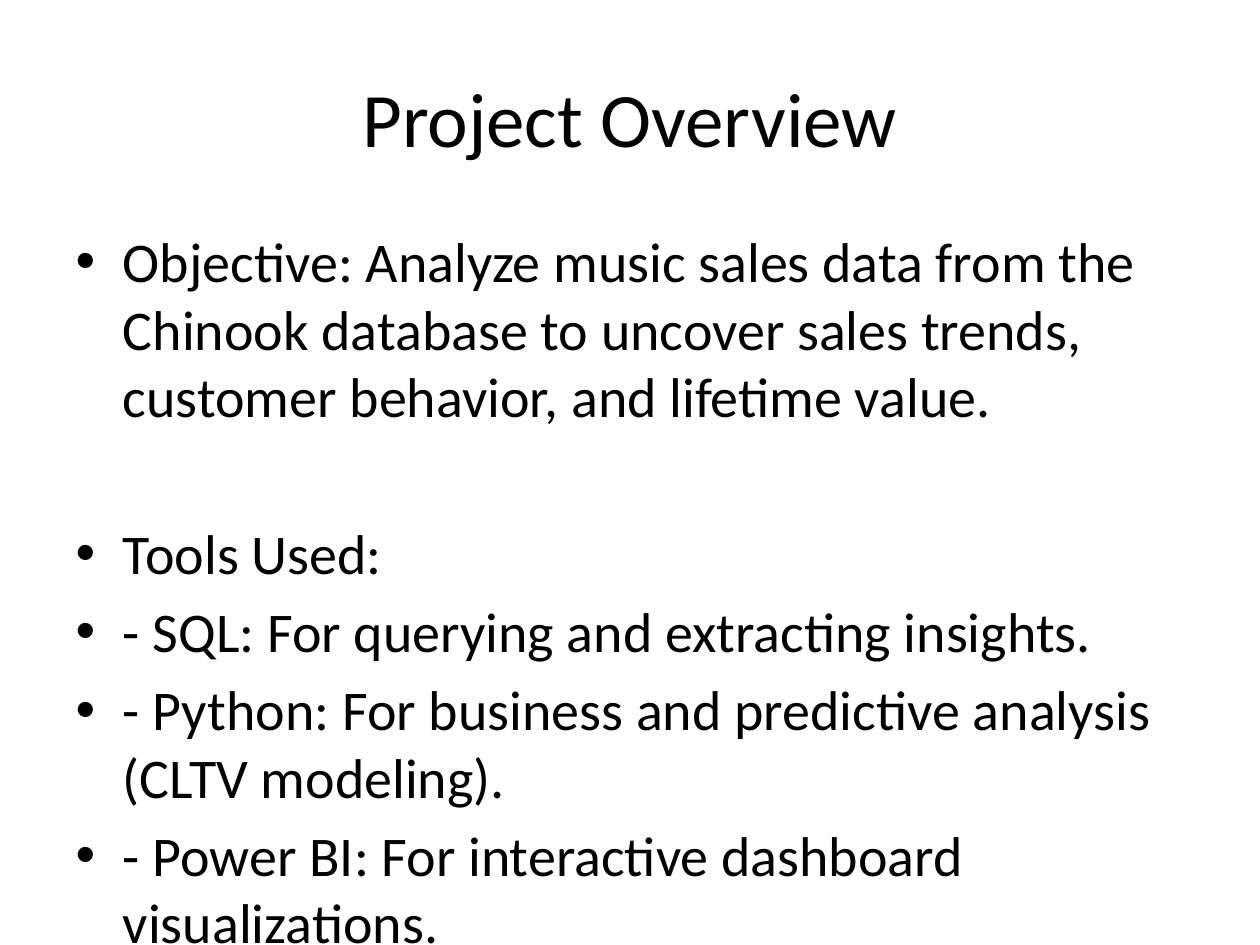
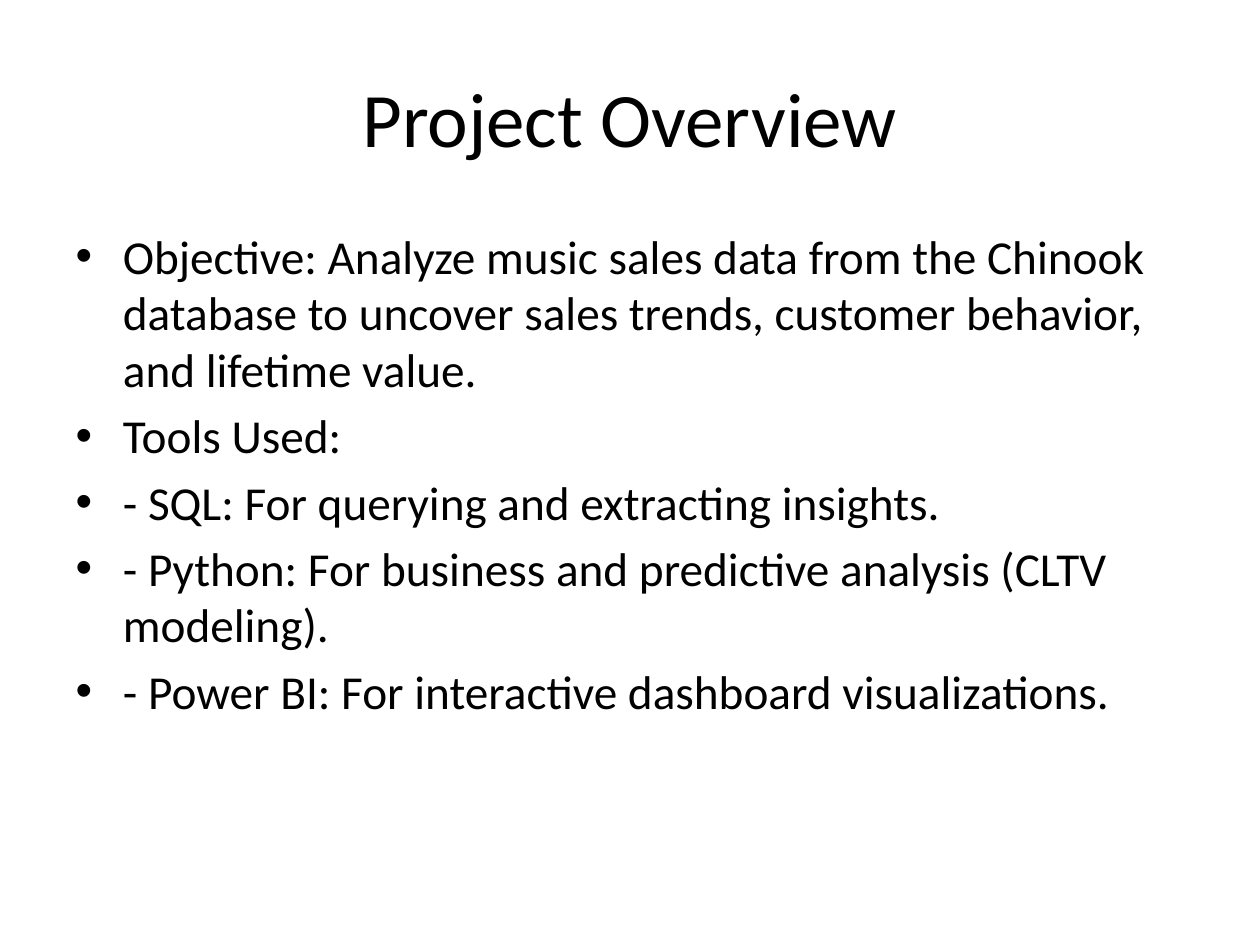
Before and after one commit to Agonwa/Chinook_Music_Sales_Analysis, a slide deck: slide 2 of Power_Point/Power_Point_Presentation.pptx. Drawn at 1260x945 pixels with LibreOffice and Linux fonts; fonts in the diff are those of the drawing. Boxes give left, top, right and bottom in pixels: in the first picture for what was removed or moved away, otherwise in the second. Text is boxed around its words. In the diff, an @@ line names an element or a change of style, - is before the commit and + after.

Commit message:
Refine PowerPoint: unified fonts and headings

```diff
--- a/Power_Point/Power_Point_Presentation.pptx
+++ b/Power_Point/Power_Point_Presentation.pptx
@@ text "Objective: Analyze music sales data ..." at bbox=[123, 241, 1144, 710]: size 32 to 27 pt; less space between paragraphs @@
```
Also in this commit, not shown: 8 other slides changed.
